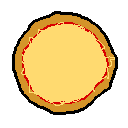
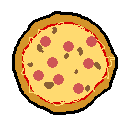
Revision of a layered 128px x 128px image; what changed, layer by layer:
added layer "ToppingSausage" above "ToppingCarrots" over (27, 27, 101, 92)
added layer "ToppingPepperoni" above "ToppingCheese" over (33, 36, 97, 94)